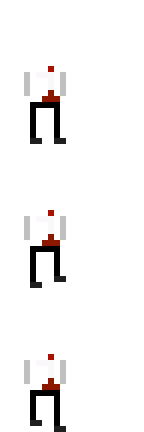
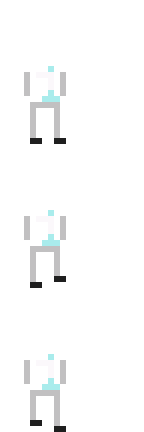
Before/after of a 144px x 432px layered artwork. What changed in the layer stack:
painted on "Background" over box(30, 66, 60, 426)
